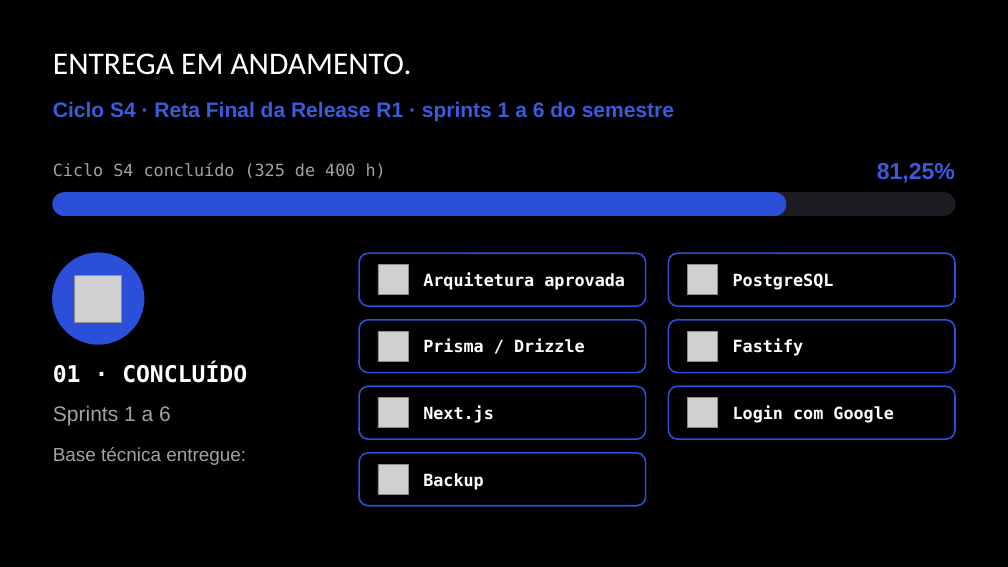
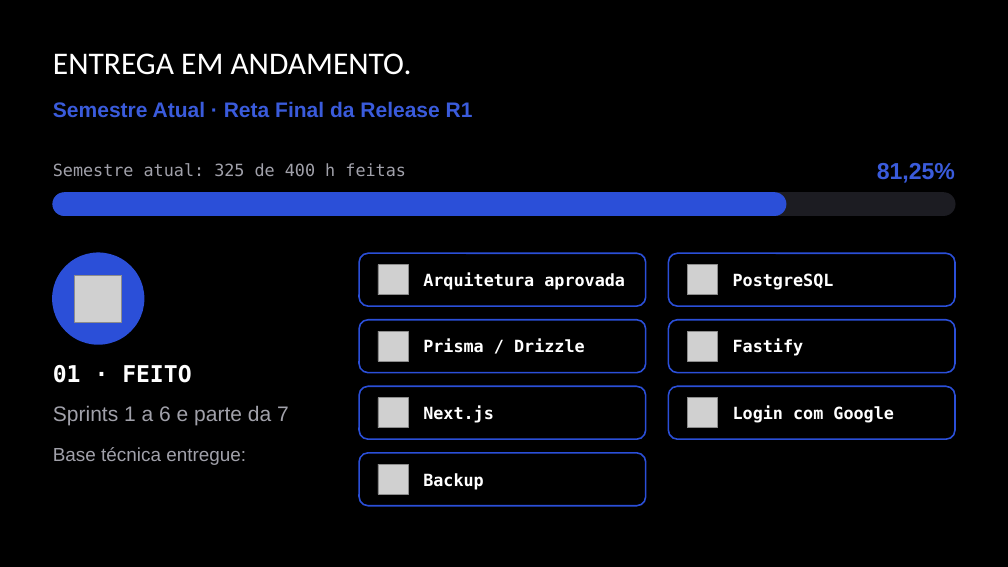
Before and after one commit to victor-lis-bronzo/gestao_empresarial_4sem, a slide deck: slide 9 of apresentacao_final/entregaveis/Gestão - HardDex v3.pptx. Drawn at 1008x567 pixels with LibreOffice and Linux fonts; fonts in the diff are those of the drawing; grey boxes stand for pictures. Boxes give left, top, right and bottom in pixels: in the first picture for what was removed or moved away, otherwise in the second. Text is boxed around its words. In the diff, an @@ line names an element or a change of style, - is before the commit and + after.

```diff
--- a/apresentacao_final/entregaveis/Gestão - HardDex v3.pptx
+++ b/apresentacao_final/entregaveis/Gestão - HardDex v3.pptx
@@ text at box(53, 101, 473, 118): text changed @@
-Ciclo S4 · Reta Final da Release R1 · sprints 1 a 6 do semestre
+Semestre Atual · Reta Final da Release R1
@@ text at box(53, 163, 406, 176): text changed @@
-Ciclo S4 concluído (325 de 400 h)
+Semestre atual: 325 de 400 h feitas
@@ text at box(53, 365, 191, 383): text changed @@
-01 · CONCLUÍDO
+01 · FEITO
@@ text at box(53, 406, 289, 426): text changed @@
-Sprints 1 a 6
+Sprints 1 a 6 e parte da 7
```
Also in this commit, not shown: 9 other slides changed, 9 other files.
